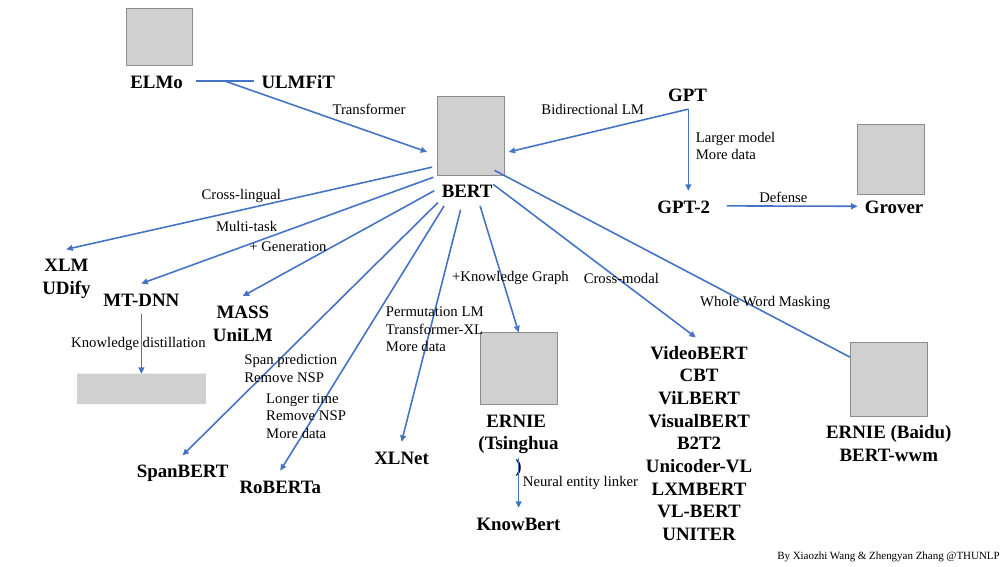
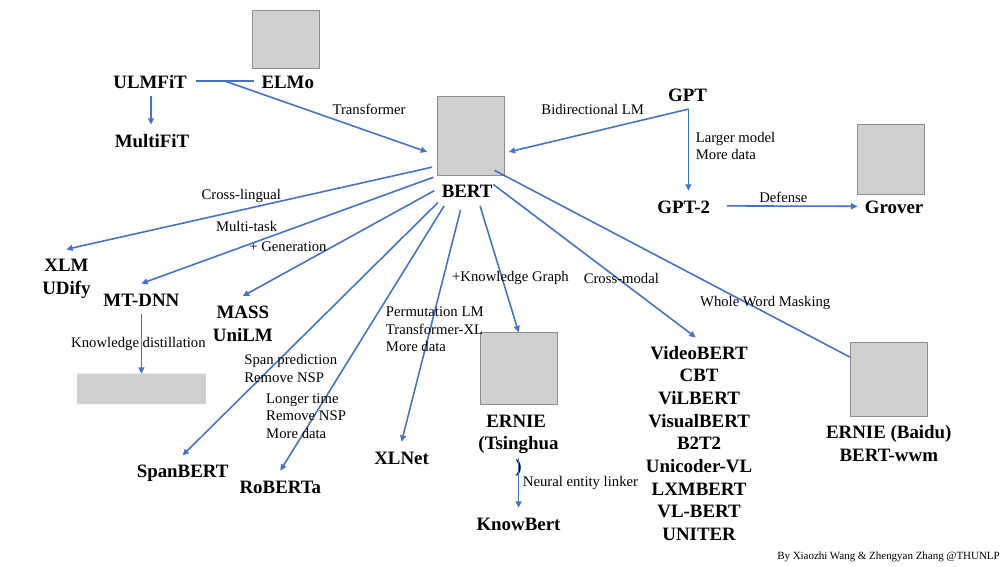
Before and after one commit to thunlp/PLMpapers, a slide deck: slide 1 of PLMfamily.pptx. Drawn at 1008x567 pixels with LibreOffice and Linux fonts; fonts in the diff are those of the drawing; grey boxes stand for pictures. Boxes give left, top, right and bottom in pixels: in the first picture for what was removed or moved away, otherwise in the second. Text is boxed around its words. In the diff, an @@ line names an element or a change of style, - is before the commit and + after.

Commit message:
add MultiFiT, close #4

```diff
--- a/PLMfamily.pptx
+++ b/PLMfamily.pptx
@@ picture removed at [126, 8, 192, 67] @@
@@ picture added at [253, 10, 319, 69] @@
@@ text "ULMFiT": place and size @@
-text "ULMFiT" at [262, 75, 335, 88]
+text "ULMFiT" at [113, 75, 186, 88]
@@ text "ELMo": place and size @@
-text "ELMo" at [130, 75, 182, 88]
+text "ELMo" at [262, 75, 314, 89]
@@ arrow added from (151, 97) to (151, 125), #4472C4 1.5 pt @@
@@ text added at [115, 134, 189, 148], 18 pt, text #000000, bold @@
+MultiFiT
```
Also in this commit, not shown: 2 other files.
